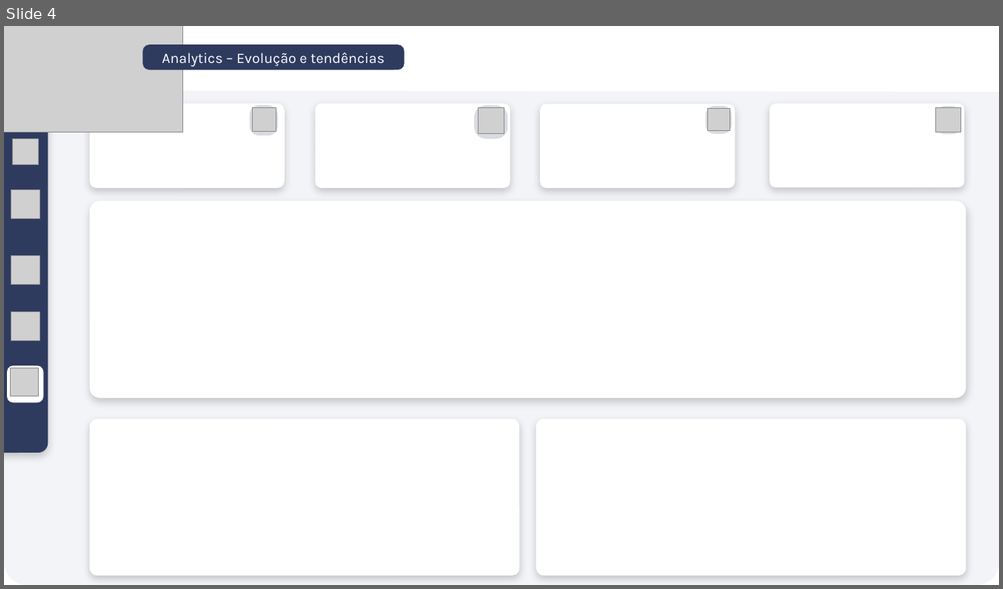
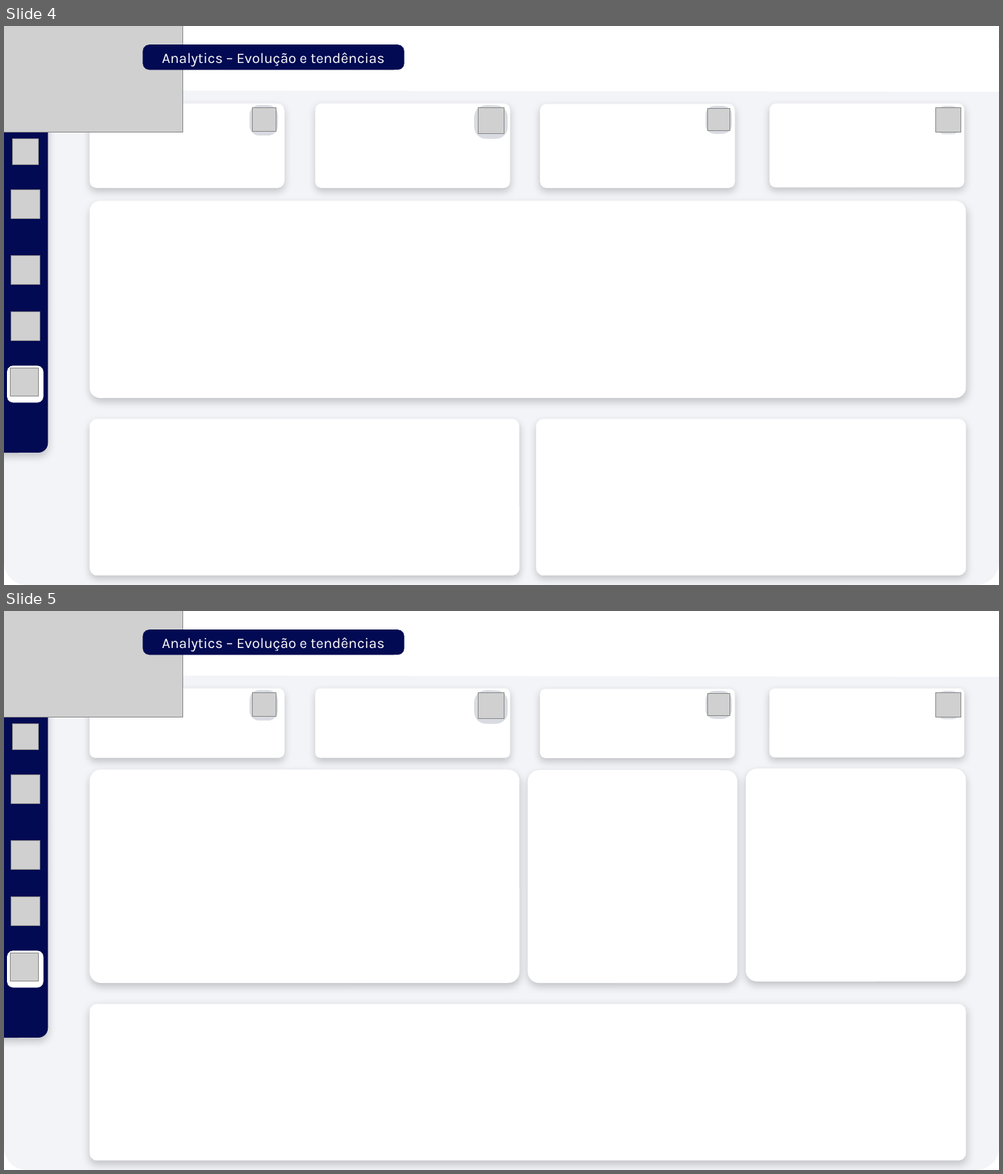
Before and after one commit to Lucas-Pires-ds/controle-orcamentario-analytics-pipeline, a slide deck: dashboards/Mockup dashboard (em construção).pptx. Shown one above the other, each under a label of ours: slide 4 before the commit, slides 4 and 5 after it. The pictures are 1003x589 and 1003x1174 pixels, drawn with LibreOffice and Linux fonts; fonts in the diff are those of the drawing; grey boxes stand for pictures. Boxes give left, top, right and bottom in pixels: in the first picture for what was removed or moved away, otherwise in the second. Text is boxed around its words. In the diff, an @@ line names an element or a change of style, - is before the commit and + after.

```diff
--- a/dashboards/Mockup dashboard (em construção).pptx
+++ b/dashboards/Mockup dashboard (em construção).pptx
@@ slide 5 added at (4, 611, 999, 1170), background #FFFFFF @@
@@ rounded rectangle added at (4, 611, 999, 1170), fill #F3F4F8 @@
@@ freeform shape added at (4, 611, 999, 677), fill #FFFFFF @@
@@ picture added at (4, 611, 182, 718) @@
@@ rounded rectangle added at (143, 629, 404, 655), fill #010A52, 14 pt, text #FFFFFF @@
+Analytics – Evolução e tendências
@@ rounded rectangle added at (4, 684, 48, 1038), fill #010A52 @@
@@ rounded rectangle added at (90, 689, 284, 758), fill #FFFFFF @@
@@ rounded rectangle added at (250, 690, 278, 721), fill #2F3A5F at 18% opacity @@
@@ picture added at (252, 692, 276, 716) @@
@@ rounded rectangle added at (315, 689, 510, 758), fill #FFFFFF @@
@@ rounded rectangle added at (474, 690, 508, 723), fill #2F3A5F at 18% opacity @@
@@ picture added at (478, 693, 504, 719) @@
@@ rounded rectangle added at (540, 689, 734, 759), fill #FFFFFF @@
@@ rounded rectangle added at (706, 691, 731, 718), fill #2F3A5F at 18% opacity @@
@@ picture added at (708, 693, 730, 715) @@
@@ rounded rectangle added at (769, 689, 965, 758), fill #FFFFFF @@
@@ rounded rectangle added at (936, 691, 962, 719), fill #2F3A5F at 18% opacity @@
@@ picture added at (936, 692, 962, 717) @@
@@ picture added at (13, 723, 39, 750) @@
@@ picture added at (11, 775, 40, 803) @@
@@ rounded rectangle added at (90, 770, 520, 983), fill #FFFFFF @@
@@ rounded rectangle added at (528, 771, 737, 984), fill #FFFFFF @@
@@ rounded rectangle added at (745, 769, 966, 982), fill #FFFFFF @@
@@ picture added at (11, 841, 40, 869) @@
@@ picture added at (11, 897, 40, 925) @@
@@ rounded rectangle added at (7, 951, 43, 988), fill #FFFFFF @@
@@ picture added at (10, 954, 38, 982) @@
@@ rounded rectangle added at (90, 1004, 966, 1161), fill #FFFFFF @@
@@ slide 4 changed as well @@
@@ rounded rectangle "Analytics – Evolução e tendências" at (143, 44, 404, 70): fill #2F3A5F to #010A52 @@
@@ rounded rectangle at (4, 99, 48, 453): fill #2F3A5F to #010A52 @@
```
Also in this commit, not shown: 3 other slides changed, 9 other files.
